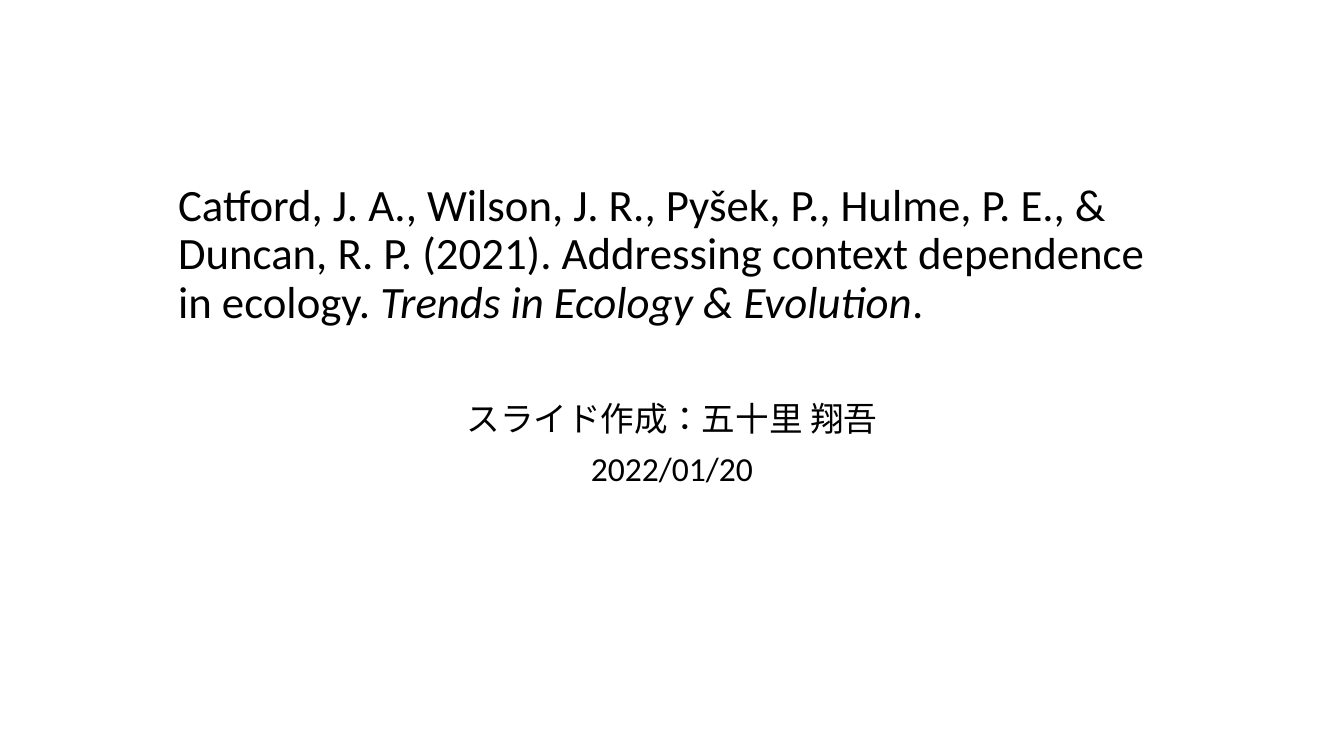
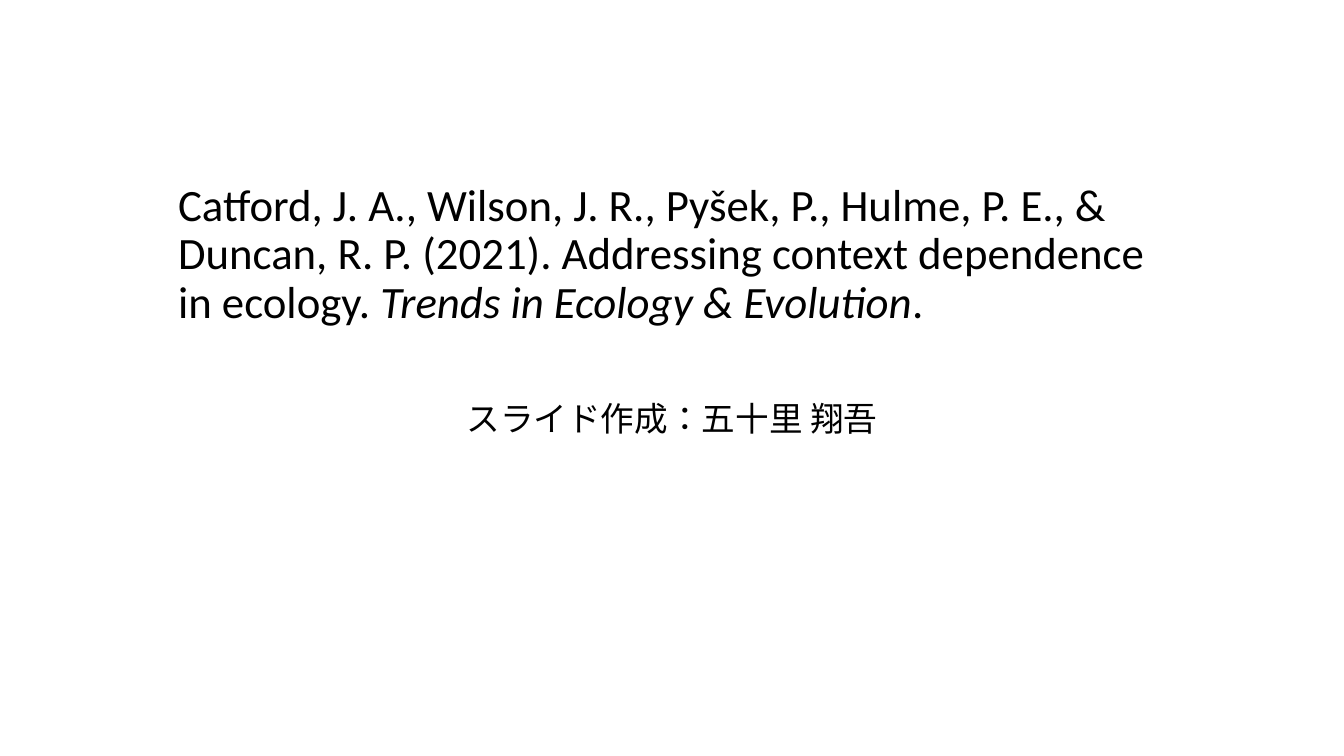
Before and after one commit to anchor200/Ronbun_yomi, a slide deck: slide 1 of data/Images/Catford_etal_2021/Catford_etal_2021_01.pptx. Drawn at 1344x756 pixels with LibreOffice and Linux fonts; fonts in the diff are those of the drawing. Boxes give left, top, right and bottom in pixels: in the first picture for what was removed or moved away, otherwise in the second. Text is boxed around its words. In the diff, an @@ line names an element or a change of style, - is before the commit and + after.

Commit message:
catford2021

```diff
--- a/data/Images/Catford_etal_2021/Catford_etal_2021_01.pptx
+++ b/data/Images/Catford_etal_2021/Catford_etal_2021_01.pptx
@@ subtitle at [591,457,753,483]: paragraph removed @@
-2022/01/20
```
Also in this commit, not shown: 18 other files.
